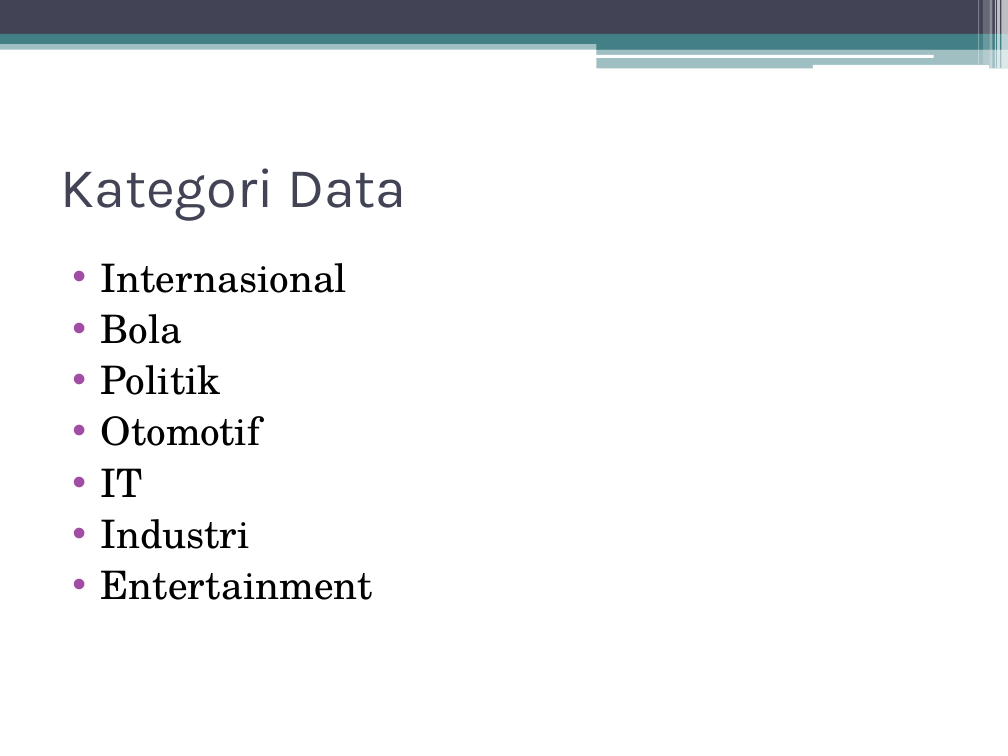
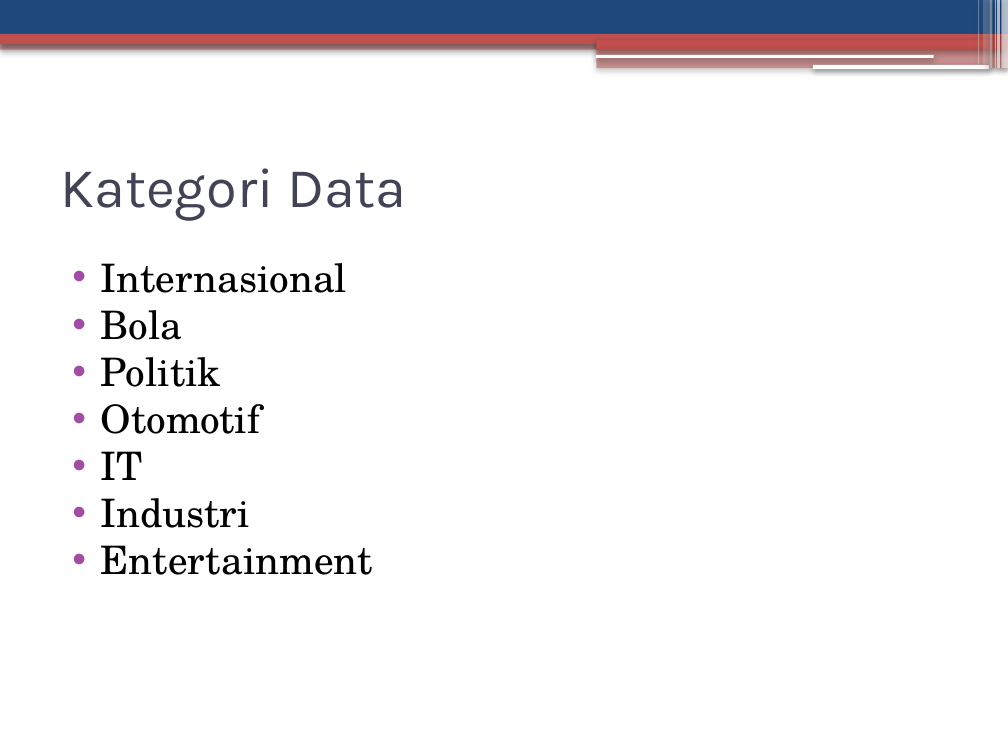
Before and after one commit to arsoedjono/big-data, a slide deck: slide 2 of tfidf/Dokumentasi.pptx. Drawn at 1008x756 pixels with LibreOffice and Linux fonts; fonts in the diff are those of the drawing. Boxes give left, top, right and bottom in pixels: in the first picture for what was removed or moved away, otherwise in the second. Text is boxed around its words. In the diff, an @@ line names an element or a change of style, - is before the commit and + after.

```diff
--- a/tfidf/Dokumentasi.pptx
+++ b/tfidf/Dokumentasi.pptx
@@ rectangle at bbox=[0, 0, 1008, 34]: fill #424456 to #1F497D; shadow on @@
@@ rectangle at bbox=[978, 0, 979, 65]: fill #FFFFFF at 30% opacity to #FFFFFF at 31% opacity; shadow on @@
@@ shadow on in 5 elements at bbox=[596, 54, 933, 57], bbox=[812, 65, 989, 69], bbox=[995, 0, 996, 69], bbox=[990, 0, 993, 69], bbox=[983, 0, 989, 65] @@
@@ rectangle at bbox=[997, 0, 1000, 69]: fill #FFFFFF at 65% opacity to #FFFFFF at 66% opacity; shadow on @@
@@ rectangle at bbox=[1002, 0, 1008, 69]: fill #FFFFFF at 65% opacity to #FFFFFF at 66% opacity; shadow on @@
@@ rectangle at bbox=[0, 40, 1008, 49]: fill #438086 at 50% opacity to #C0504D at 50% opacity; shadow on @@
@@ rectangle at bbox=[0, 34, 1008, 44]: fill #438086 to #C0504D; shadow on @@
@@ rectangle at bbox=[597, 48, 1008, 69]: fill #438086 at 50% opacity to #C0504D at 50% opacity; shadow on @@
@@ rectangle at bbox=[597, 39, 1008, 49]: fill #438086 to #C0504D; shadow on @@
@@ text "Internasional" at bbox=[101, 263, 373, 575]: less space between paragraphs @@
```
Also in this commit, not shown: 2 other slides changed, 11 slides added, 1 slide removed, 1 other file.
